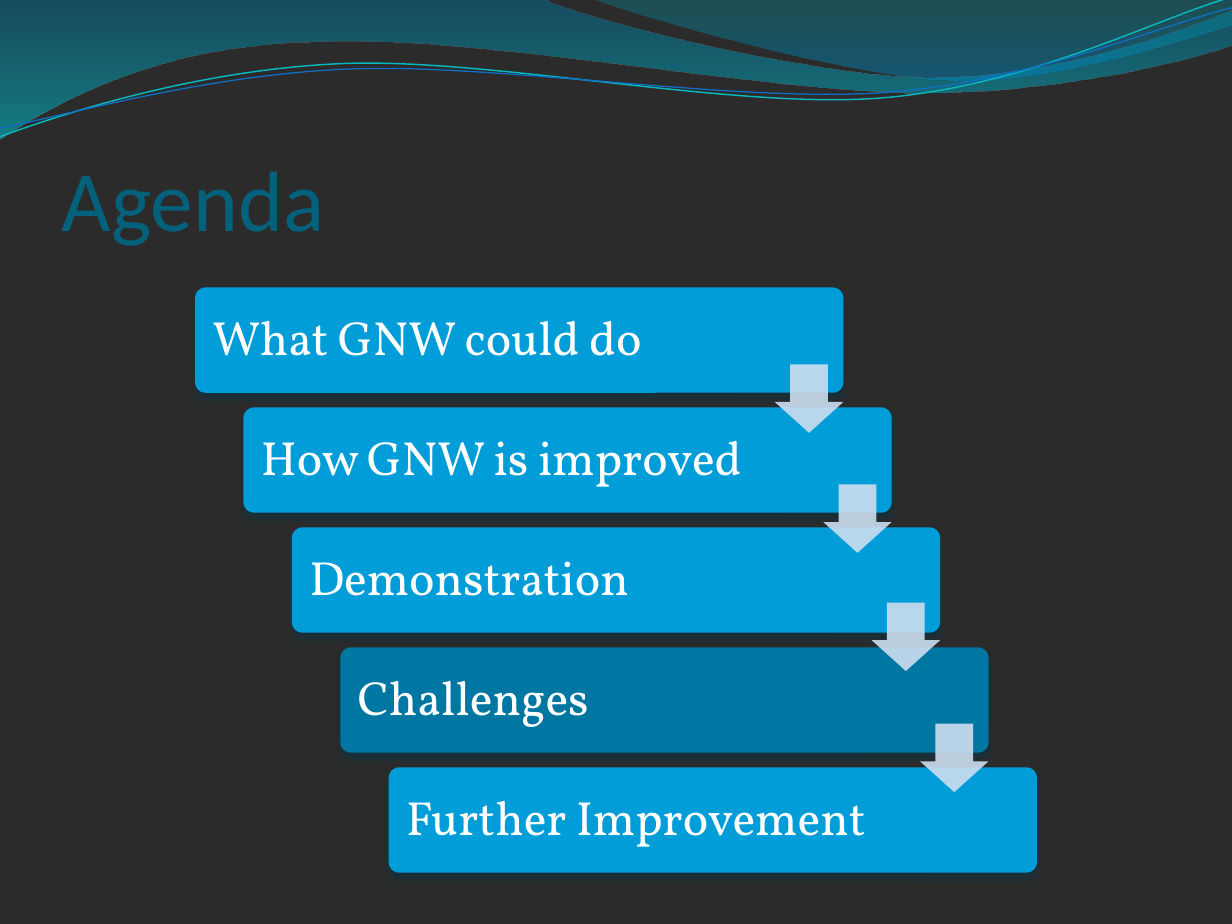
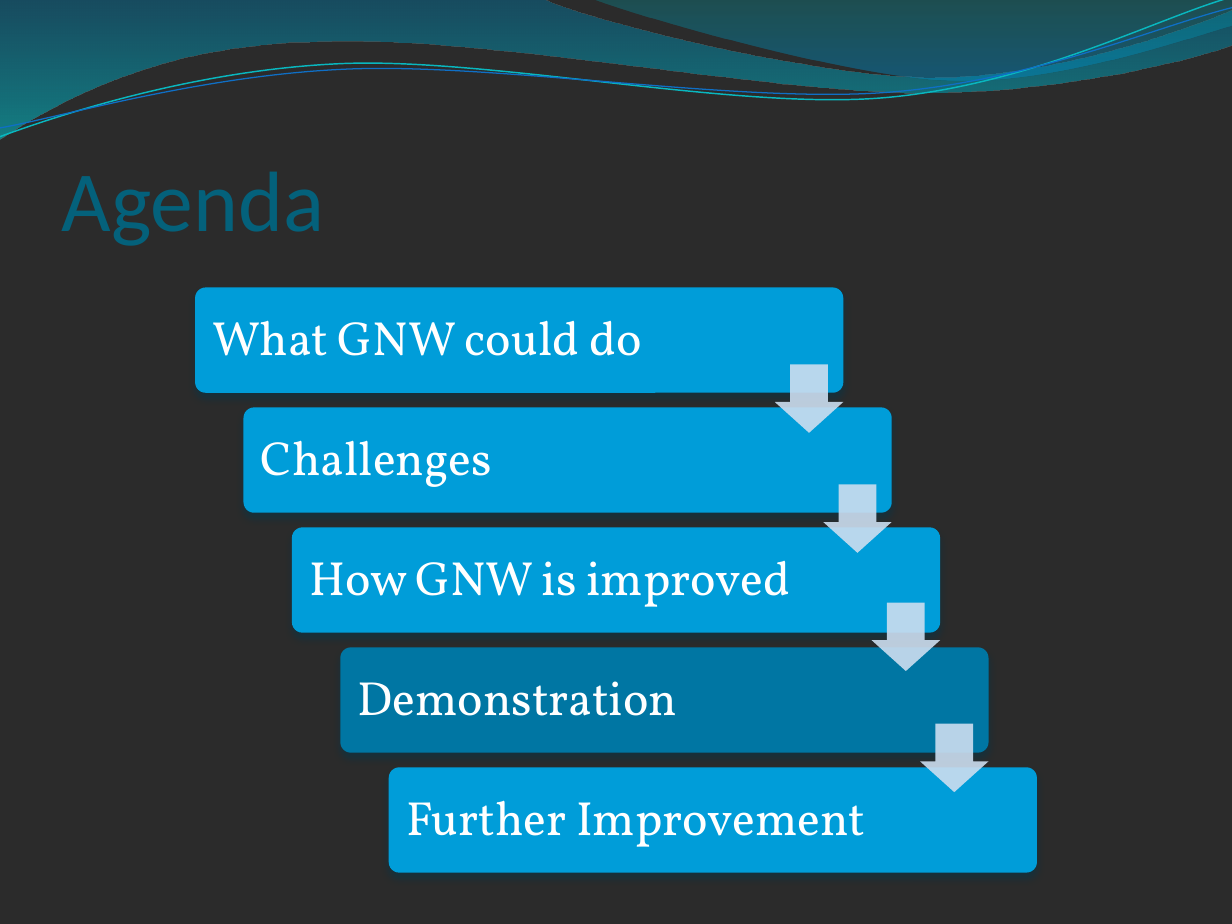
Before and after one commit to linn24/FYP, a slide deck: slide 20 of Documentation/FYP_Oral.pptx (slide 16 before the commit). Drawn at 1232x924 pixels with LibreOffice and Linux fonts; fonts in the diff are those of the drawing; background and template pictures are left out; a plain dark background stands for a picture behind light text. Boxes give left, top, right and bottom in pixels: in the first picture for what was removed or moved away, otherwise in the second. Text is boxed around its words. In the diff, an @@ line names an element or a change of style, - is before the commit and + after.

```diff
--- a/Documentation/FYP_Oral.pptx
+++ b/Documentation/FYP_Oral.pptx
@@ text "Challenges": place and size @@
-text "Challenges" at <box>358,680,589,727</box>
+text "Challenges" at <box>261,440,492,487</box>
@@ text "How GNW is improved": place and size @@
-text "How GNW is improved" at <box>261,440,742,487</box>
+text "How GNW is improved" at <box>309,561,790,607</box>
@@ text "Demonstration": place and size @@
-text "Demonstration" at <box>309,561,629,596</box>
+text "Demonstration" at <box>358,681,678,716</box>
```
Also in this commit, not shown: 10 other slides changed, 3 slides added.
